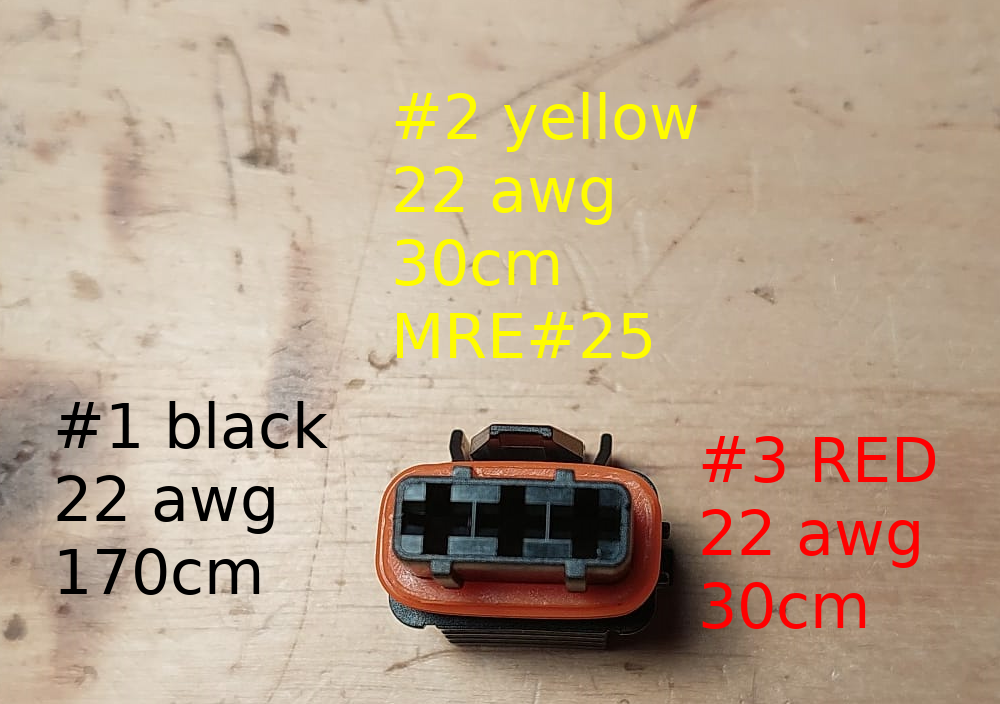
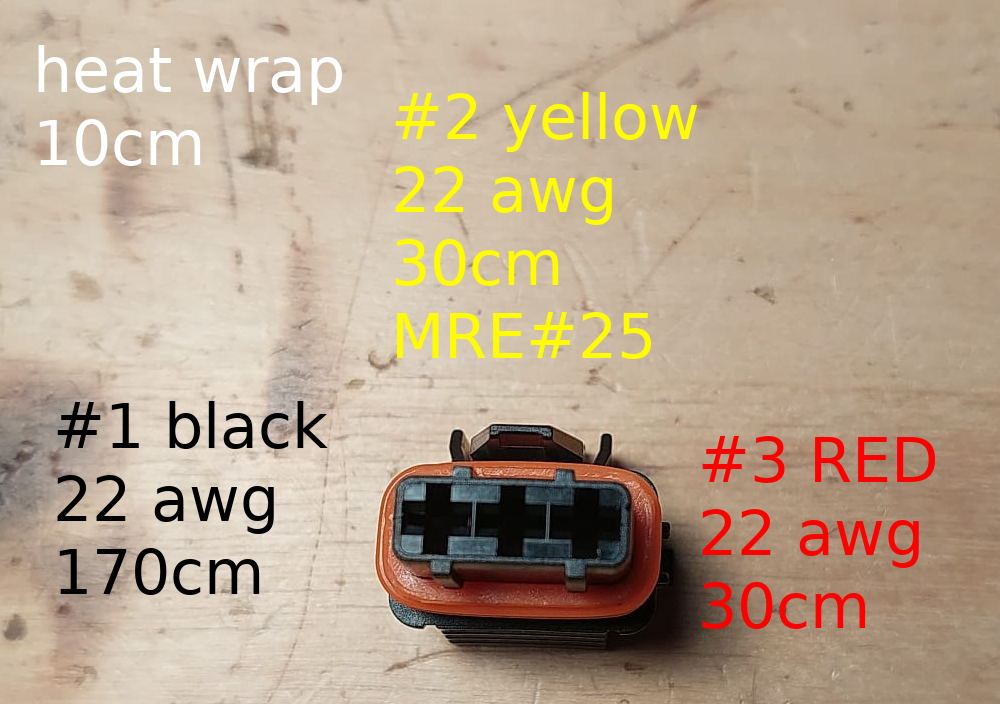
Layered file, before and after one edit (1000 × 704). Changes by layer:
added layer "heat wrap ..." above "#3 RED ..." over (38, 45, 342, 166)
